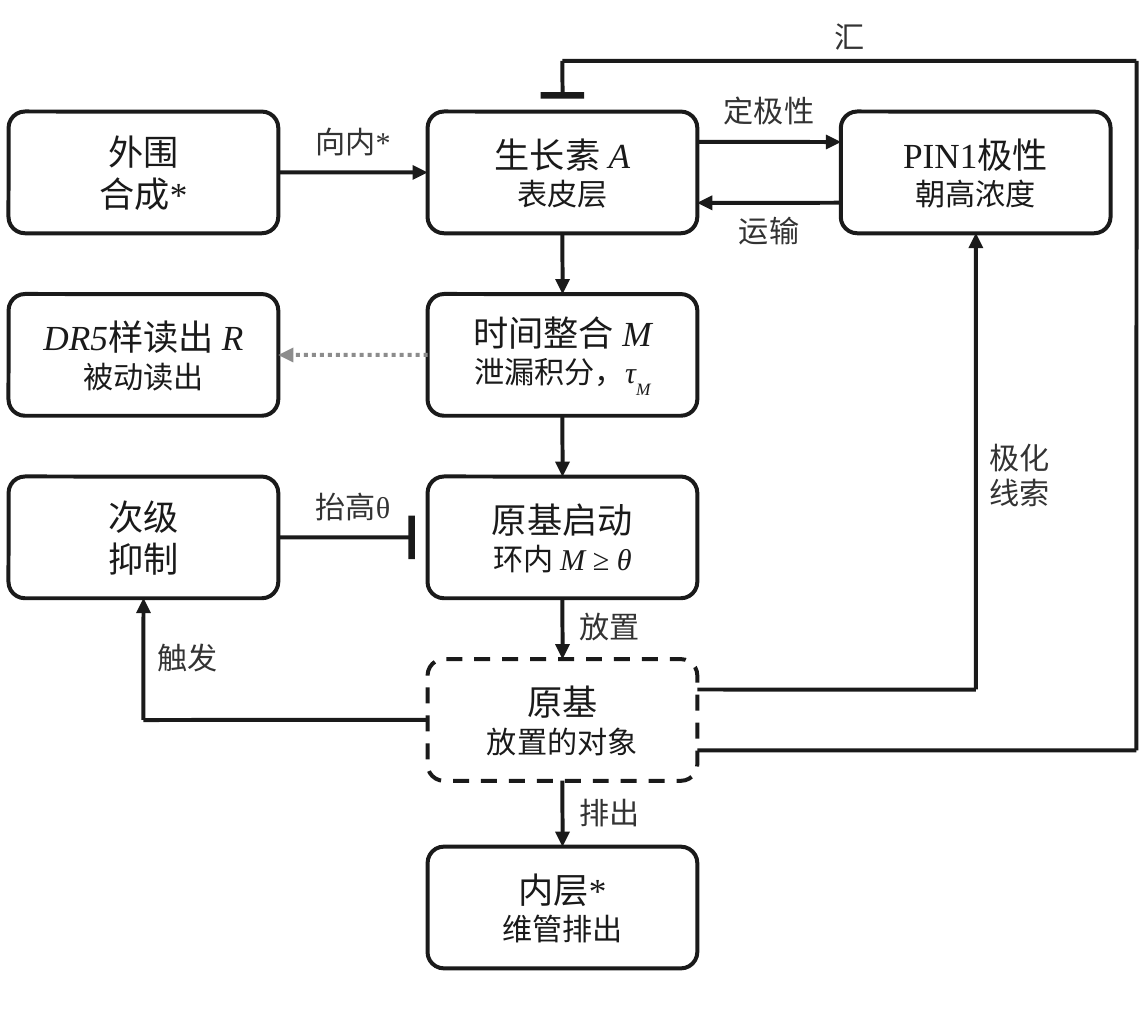
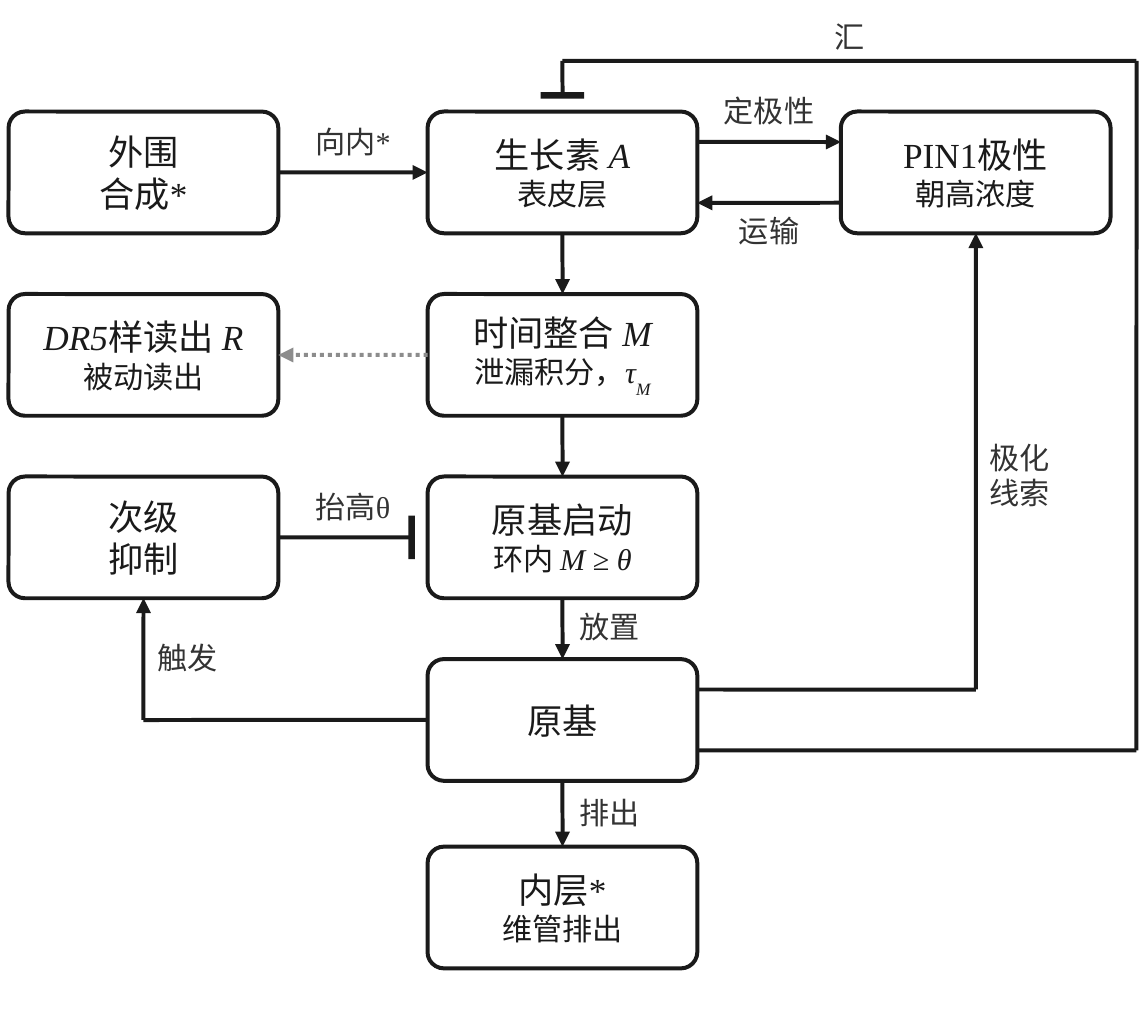
Before and after one commit to Aria0516/model, a slide deck: slide 1 of figures/prior_work/ppt/fig1-2B_loop_zh.pptx. Drawn at 1148x1014 pixels with LibreOffice and Linux fonts; fonts in the diff are those of the drawing. Boxes give left, top, right and bottom in pixels: in the first picture for what was removed or moved away, otherwise in the second. Text is boxed around its words. In the diff, an @@ line names an element or a change of style, - is before the commit and + after.

```diff
--- a/figures/prior_work/ppt/fig1-2B_loop_zh.pptx
+++ b/figures/prior_work/ppt/fig1-2B_loop_zh.pptx
@@ rounded rectangle "原基" at (x1=427, y1=659, x2=697, y2=780): outline #1A1A1A 1.6 pt dashed to #1A1A1A 1.6 pt @@
@@ text in rounded rectangle at (x1=487, y1=727, x2=638, y2=756): paragraph removed @@
-放置的对象
```
Also in this commit, not shown: 15 other files.
